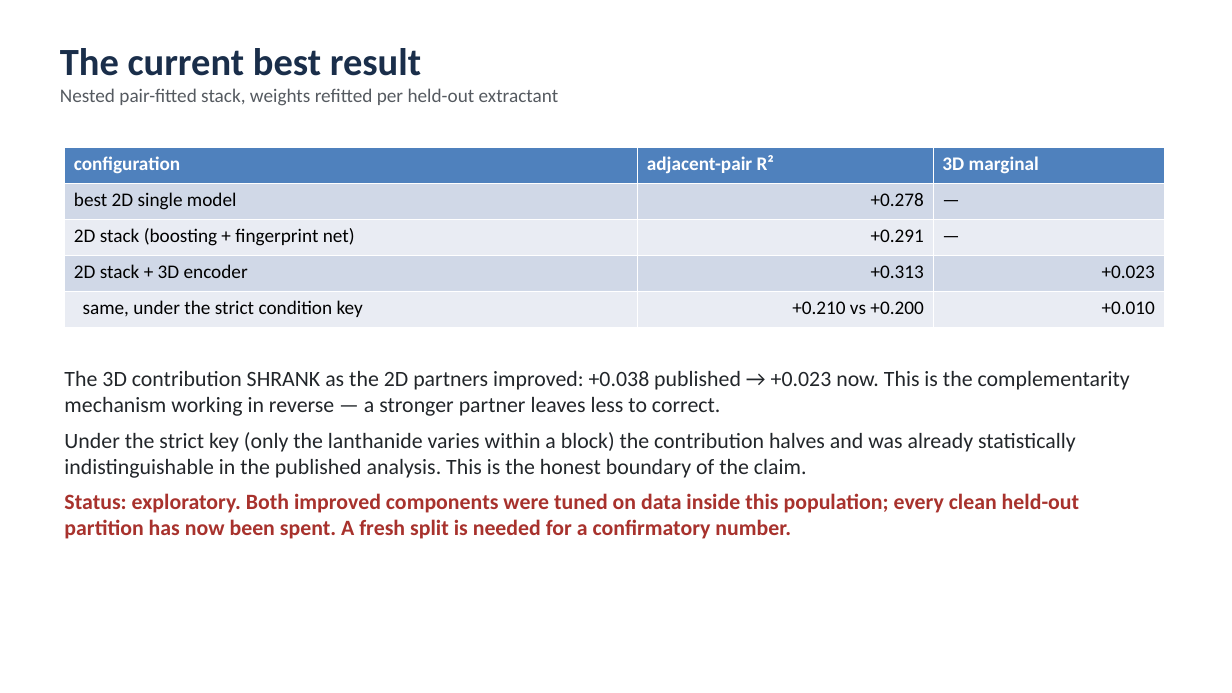
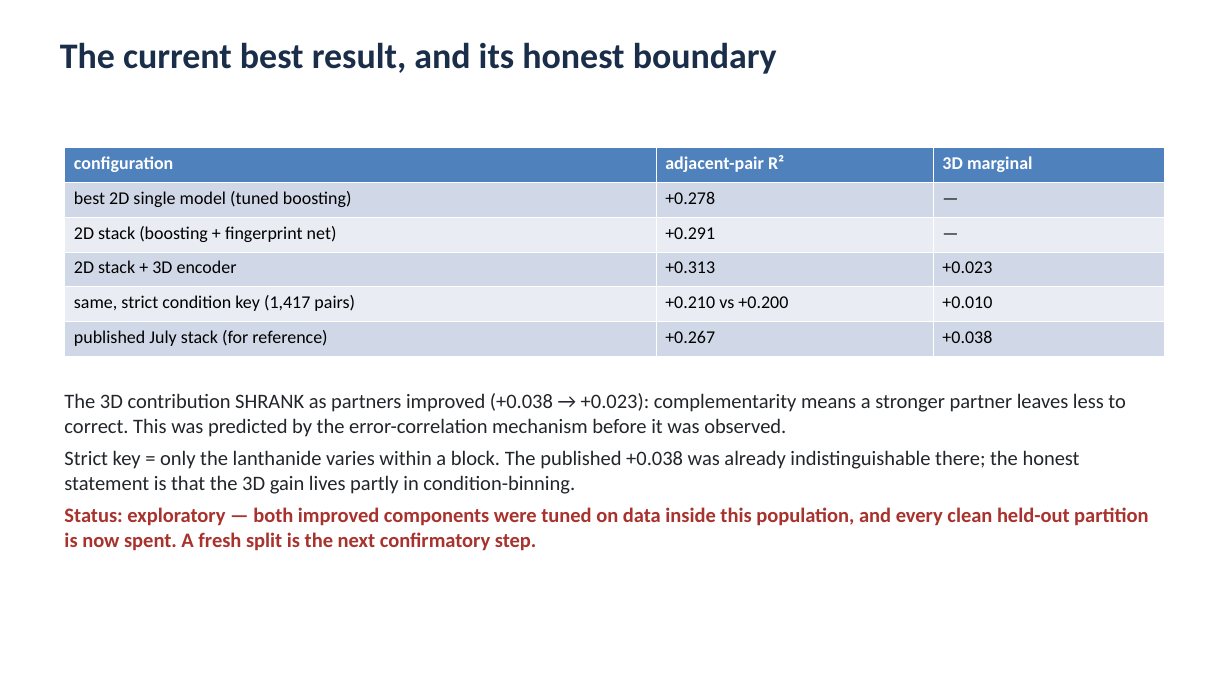
Before and after one commit to mironovb/lanthanidestrain, a slide deck: slide 10 of docs/vogiatzis_findings_2026-08.pptx (slide 4 before the commit). Drawn at 1232x693 pixels with LibreOffice and Linux fonts; fonts in the diff are those of the drawing. Boxes give left, top, right and bottom in pixels: in the first picture for what was removed or moved away, otherwise in the second. Text is boxed around its words. In the diff, an @@ line names an element or a change of style, - is before the commit and + after.

```diff
--- a/docs/vogiatzis_findings_2026-08.pptx
+++ b/docs/vogiatzis_findings_2026-08.pptx
@@ text at [60,42,777,74]: text changed; size 15 to 28 pt; text colour #555A60 to #1A2E4A; bold on @@
-The current best result
-Nested pair-fitted stack, weights refitted per held-out extractant
+The current best result, and its honest boundary
@@ table at [65,148,1165,357] @@
-row 2, column 1: best 2D single model
+row 2, column 1: best 2D single model (tuned boosting)
-row 5: same, under the strict condition key | +0.210 vs +0.200 | +0.010
+row 5: same, strict condition key (1,417 pairs) | +0.210 vs +0.200 | +0.010
+row 6: published July stack (for reference) | +0.267 | +0.038
@@ text at [64,393,1148,551]: text changed; size 17 to 16 pt @@
-The 3D contribution SHRANK as the 2D partners improved: +0.038 published → +0.023 now. This is the complementarity mechanism working in reverse — a stronger partner leaves less to correct.
-Under the strict key (only the lanthanide varies within a block) the contribution halves and was already statistically indistinguishable in the published analysis. This is the honest boundary of the claim.
-Status: exploratory. Both improved components were tuned on data inside this population; every clean held-out partition has now been spent. A fresh split is needed for a confirmatory number.
+The 3D contribution SHRANK as partners improved (+0.038 → +0.023): complementarity means a stronger partner leaves less to correct. This was predicted by the error-correlation mechanism before it was observed.
+Strict key = only the lanthanide varies within a block. The published +0.038 was already indistinguishable there; the honest statement is that the 3D gain lives partly in condition-binning.
+Status: exploratory — both improved components were tuned on data inside this population, and every clean held-out partition is now spent. A fresh split is the next confirmatory step.
```
Also in this commit, not shown: 8 other slides changed, 8 slides added, 2 slides removed, 7 other files.
